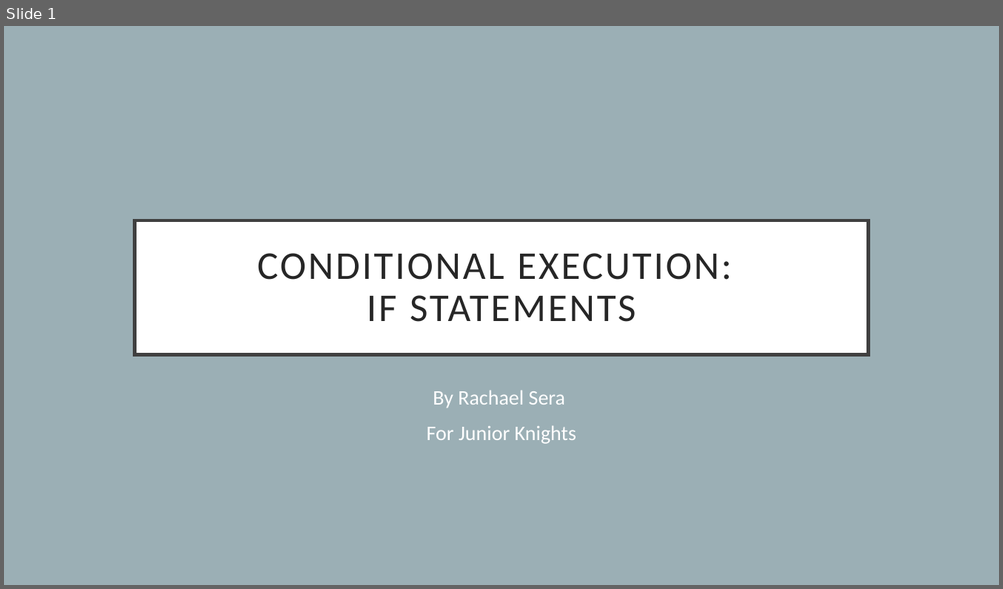
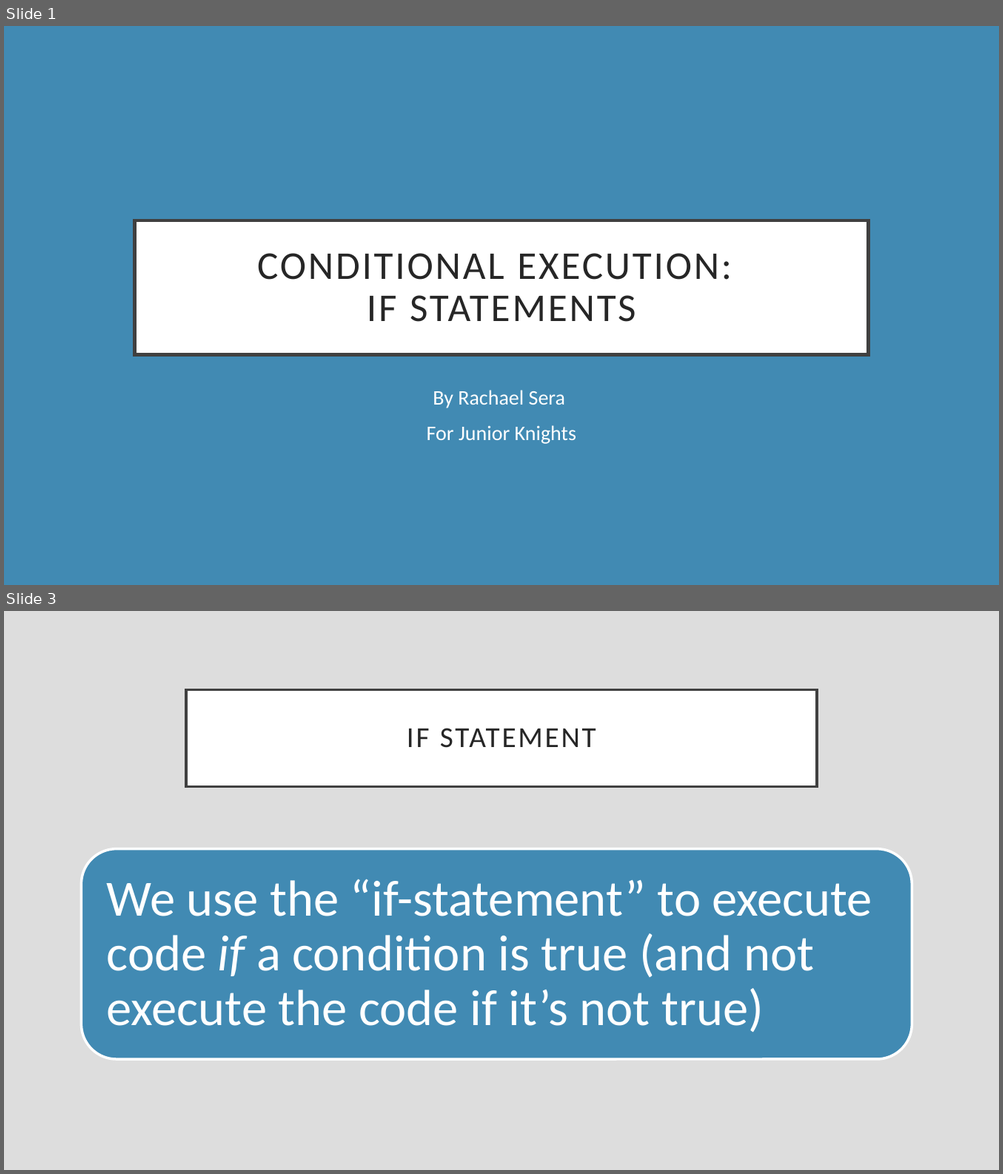
Before and after one commit to rsera/Junior-Knights, a slide deck: Python Lesson 4 If Statement.pptx. Shown one above the other, each under a label of ours: slide 1 before the commit, slides 1 and 3 after it; the slides between them are not shown. The pictures are 1003x589 and 1003x1174 pixels, drawn with LibreOffice and Linux fonts; fonts in the diff are those of the drawing. Boxes give left, top, right and bottom in pixels: in the first picture for what was removed or moved away, otherwise in the second. Text is boxed around its words. In the diff, an @@ line names an element or a change of style, - is before the commit and + after.

```diff
--- a/Python Lesson 4 If Statement.pptx
+++ b/Python Lesson 4 If Statement.pptx
@@ slide 3 added at box(4, 611, 999, 1170), background #DDDDDD @@
@@ title added at box(186, 689, 817, 786), fill #FFFFFF, outline #404040 2.5 pt, 28 pt, text #262626 @@
+IF STATEMENT
@@ rounded rectangle added at box(82, 849, 912, 1059), fill #418AB3, outline #FFFFFF 2.5 pt @@
@@ text added at box(107, 879, 872, 1033), 49 pt, text #FFFFFF @@
+We use the “if-statement” to execute code if a condition is true (and not execute the code if it’s not true)
@@ slide 1 changed as well @@
@@ background #9BAFB5 to #418AB3 @@
```
Also in this commit, not shown: 14 other slides changed, 2 other slides added, 2 other files.
